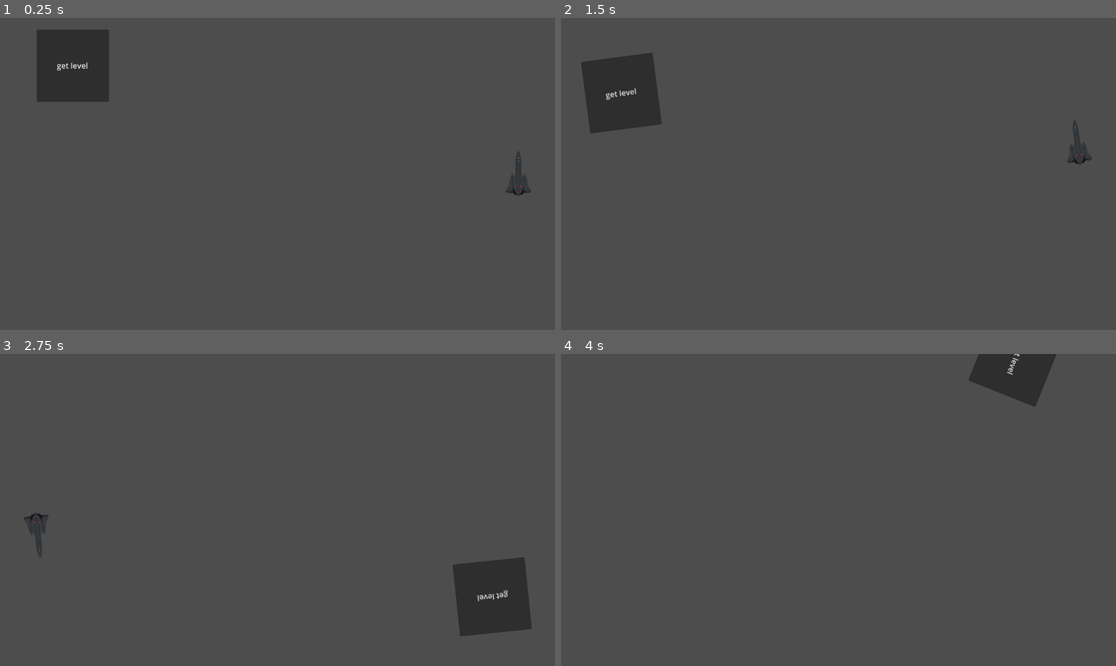
Above: before the commit, frames 1-4 (two rows, left to right).
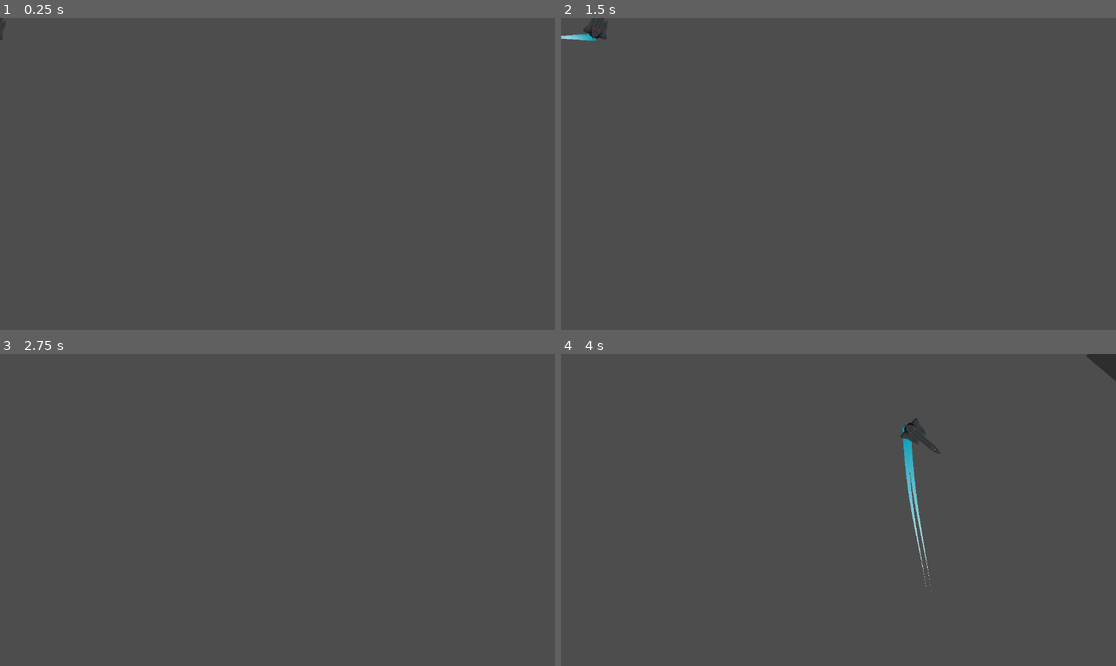
Above: after the commit, the same moments.

Repository: mertkavilcioglu/ProjectStart
Game: Godot game, scene res://CharacterUP.tscn
Same seed, same stepped clock (60 frames per second), same inputs: the game is played once before the commit and once after it. This scene is started directly instead of the project's main scene.
Inputs (mouse positions are in pixels of both pictures, inside the frame that each line leads up to):
- Up to frame 1 (0.25 s): no input
- Up to frame 2 (1.5 s): click (633, 64) at 0.5 s, where only the run before the commit has a clickable "get level"; tap Enter at 1.25 s; move the mouse to (960, 158) at 1.27 s; hold D (Right) from 1.28 s (still down); hold Space (Shoot) from 1.28 s (still down)
- Up to frame 3 (2.75 s): move the mouse to (166, 525) at 2.02 s; release D (Right) at 2.03 s; release Space (Shoot) at 2.03 s; hold S (Down) from 2.03 s (still down); tap Shift (Turbo) at 2.1 s
- Up to frame 4 (4 s): move the mouse to (894, 441) at 2.77 s; release S (Down) at 2.78 s; hold D (Right) 2.78-3.53 s; hold Space (Shoot) 2.78-3.53 s; move the mouse to (810, 572) at 3.52 s; hold W (Up) from 3.53 s (still down); tap Shift (Turbo) at 3.6 s

The runs differ from the first frame. In frame 1, 3.1% of the frame differs, in the area x 0-96%, y 0-58%; in frame 2, 3.3%, in the area x 0-96%, y 0-48%; in frame 3, 3.1%; in frame 4, 2.6%.
Error in both runs: Invalid access to property or key 'position' on a base object of type 'null instance'. (res://CharacterUP.gd:80)

Commit message:
CharacterUP.tscn fix1

Diff:
--- a/CharacterUP.tscn
+++ b/CharacterUP.tscn
@@ -1,31 +1,26 @@
-[gd_scene load_steps=5 format=3 uid="uid://inmklbs8atec"]
+[gd_scene load_steps=6 format=3 uid="uid://inmklbs8atec"]
 
 [ext_resource type="Script" path="res://CharacterUP.gd" id="1_p3kfl"]
 [ext_resource type="Texture2D" uid="uid://yfvxuaoysj6s" path="res://uzaygemisi/kanatlar/kanat lvl1.png" id="2_l72di"]
 [ext_resource type="Texture2D" uid="uid://q6u6hc5tqu4t" path="res://uzaygemisi/go╠êvdeler/go╠êvde lvl1.png" id="3_barr6"]
+[ext_resource type="PackedScene" uid="uid://caq61xx2lvglr" path="res://Particles/line_2d.tscn" id="4_k0er6"]
 
 [sub_resource type="CapsuleShape2D" id="CapsuleShape2D_f4uun"]
 radius = 44.0
 height = 94.0
 
 [node name="Character" type="CharacterBody2D"]
-position = Vector2(337, 8)
 script = ExtResource("1_p3kfl")
 
 [node name="CollisionShape2D" type="CollisionShape2D" parent="."]
-position = Vector2(500, 0)
 shape = SubResource("CapsuleShape2D_f4uun")
 
 [node name="wing" type="Sprite2D" parent="."]
-position = Vector2(500, 0)
 texture = ExtResource("2_l72di")
 
 [node name="body" type="Sprite2D" parent="."]
-position = Vector2(500, 0)
 scale = Vector2(1.037, 1)
 texture = ExtResource("3_barr6")
-
-[node name="Camera2D" type="Camera2D" parent="."]
 
 [node name="Upgrade" type="Control" parent="."]
 layout_mode = 3
@@ -78,6 +73,21 @@
 offset_bottom = -150.0
 text = "get level"
 
+[node name="Engine1" type="Node2D" parent="."]
+position = Vector2(-5, 43)
+
+[node name="Line2D2" parent="Engine1" instance=ExtResource("4_k0er6")]
+top_level = true
+
+[node name="Engine2" type="Node2D" parent="."]
+position = Vector2(5, 43)
+
+[node name="Line2D2" parent="Engine2" instance=ExtResource("4_k0er6")]
+top_level = true
+
+[node name="Muzzle" type="Node2D" parent="."]
+position = Vector2(0, -48)
+
 [connection signal="pressed" from="Upgrade/NewLevel/health" to="." method="_on_health_pressed"]
 [connection signal="pressed" from="Upgrade/NewLevel/speed" to="." method="_on_speed_pressed"]
 [connection signal="pressed" from="Upgrade/NewLevel/fuel" to="." method="_on_fuel_pressed"]
